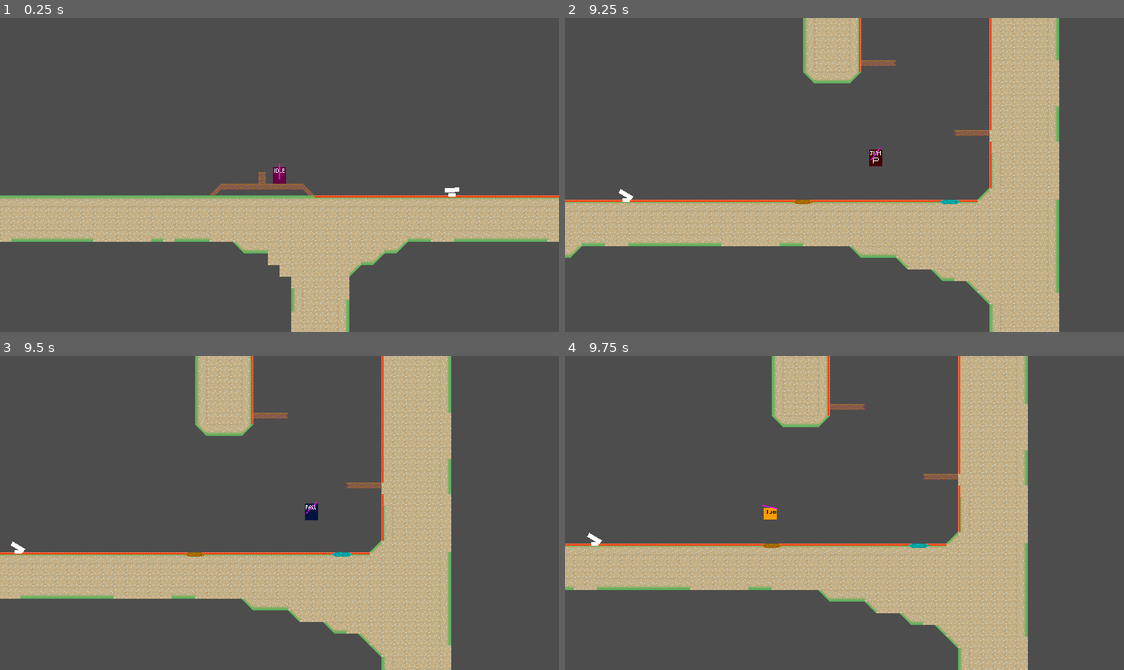
Above: before the commit, frames 1-4 (two rows, left to right).
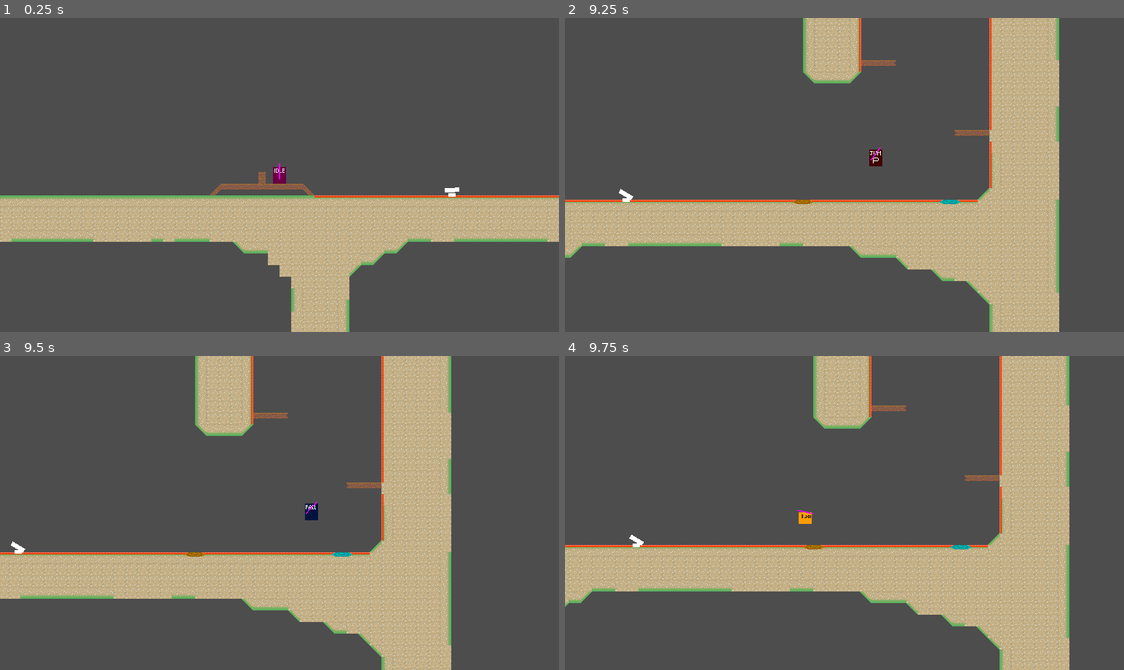
Above: after the commit, the same moments.

Repository: haruo-gabriel/portal2d
Game: Godot game, scene res://levels/test.tscn
Two runs of this game, one before a commit and one after it. Both use one fixed random seed, a clock stepped at 60 frames per second and the inputs below.
Inputs (mouse positions are in pixels of both pictures, inside the frame that each line leads up to):
- Up to frame 1 (0.25 s): no input
- Up to frame 2 (9.25 s): tap Enter at 0.5 s; move the mouse to (967, 159) at 0.52 s; hold Shift (crouch) 0.53-1.28 s; hold D (move_right) 0.53-2.03 s; tap Space (jump) at 0.77, 1.52, 3.02, 3.77, 4.52, 6.02, 6.77, 7.52, 9.02 s; move the mouse to (732, 190) at 1.27 s; click (732, 190) at 1.35 s; move the mouse to (900, 105) at 2.02 s; hold A (move_left) 2.03-2.78 s; right-click (900, 105) at 2.1 s; move the mouse to (816, 237) at 2.77 s; hold D (move_right) 2.78-4.28 s; tap Shift (crouch) at 2.85, 7.35 s; move the mouse to (1012, 222) at 3.52 s; click (1012, 222) at 3.6 s; move the mouse to (676, 127) at 4.27 s; hold A (move_left) 4.28-5.03 s; right-click (676, 127) at 4.35 s; move the mouse to (872, 175) at 5.02 s; hold D (move_right) 5.03-5.78 s; hold Shift (crouch) 5.03-5.78 s; move the mouse to (760, 96) at 5.77 s; hold A (move_left) 5.78-7.28 s; click (760, 96) at 5.85 s; move the mouse to (967, 159) at 6.52 s; right-click (967, 159) at 6.6 s; move the mouse to (732, 190) at 7.27 s; hold D (move_right) from 7.28 s (still down); move the mouse to (900, 105) at 8.02 s; click (900, 105) at 8.1 s; move the mouse to (816, 237) at 8.77 s; right-click (816, 237) at 8.85 s
- Up to frame 3 (9.5 s): keep holding D (move_right)
- Up to frame 4 (9.75 s): move the mouse to (1012, 560) at 9.52 s; release D (move_right) at 9.53 s; hold A (move_left) from 9.53 s (still down); hold Shift (crouch) from 9.53 s (still down)

Frames 1-3 are identical in both runs. In frame 4, 28% of the frame differs, in the area x 0-91%, y 0-100%.

Commit message:
Fixing left right teleport

Diff:
--- a/godot project/characters/player/scripts/player.gd
+++ b/godot project/characters/player/scripts/player.gd
@@ -106,7 +106,15 @@
 
 	move()
 
-	Portals.try_teleport(self, ceil(2 * velocity * _delta))
+	var test_speed: Vector2 = 2 * velocity
+
+	var down: Vector2 = floor(test_speed)
+	var up: Vector2 = ceil(test_speed)
+
+	test_speed.x = down.x if abs(down.x) > abs(up.x) else up.x
+	test_speed.y = down.y if abs(down.y) > abs(up.y) else up.y
+
+	Portals.try_teleport(self, test_speed)
 
 	move_and_slide()
 
--- a/godot project/portals/common/portal.gd
+++ b/godot project/portals/common/portal.gd
@@ -28,7 +28,6 @@
 
 	body.position = _get_new_body_position(body, otherPortal)
 
-
 	var new_mag: float = body.velocity.project(normal).length()
 
 	new_mag = new_mag * (1 - exp(-new_mag / 100))
--- a/godot project/portals/common/portal.tscn
+++ b/godot project/portals/common/portal.tscn
@@ -15,7 +15,7 @@
 [sub_resource type="RectangleShape2D" id="RectangleShape2D_jv80s"]
 size = Vector2(15, 28)
 
-[node name="Portal" type="StaticBody2D"]
+[node name="Portal" type="StaticBody2D" groups=["Portal"]]
 z_index = 2
 z_as_relative = false
 collision_layer = 2
--- a/godot project/portals/portals.gd
+++ b/godot project/portals/portals.gd
@@ -42,6 +42,9 @@
 	var collision: KinematicCollision2D = body.move_and_collide(velocity, true)
 
 	body.collision_mask = original_mask
+
+	print(collision)
+
 	if collision == null:
 		return
 
